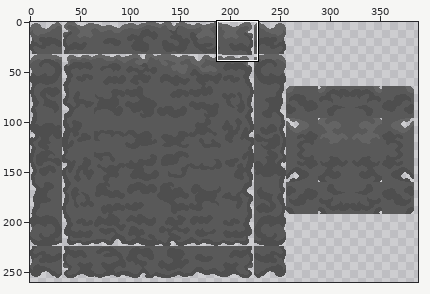
Pixel-art file, stored at Assets/Aseprite Files/Tower Tiles.aseprite. Above, an overview of the earlier version with the close-up marked.
Close-up. Earlier state:
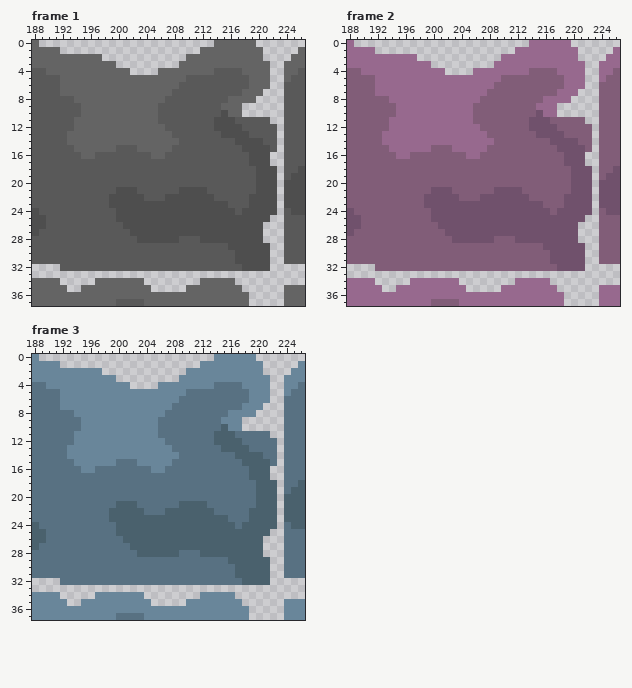
640x360 pixels, 15 frames. Colours within 5 levels of each other are drawn and written as one. Shown: frame 1: x 188..226, y 0..37; frame 2: x 188..226, y 0..37; frame 3: x 188..226, y 0..37. The wide view leaves out empty margins. The commit also changed other frames or places, which this record leaves out.
The result:
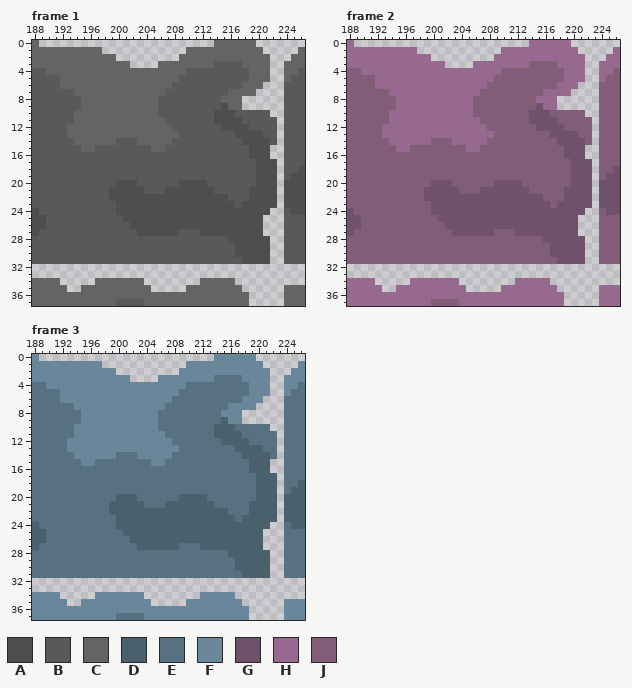
Palette (. is transparent): A #4e4e4e  B #595959  C #646464  D #4a616d  E #587182  F #69869a  G #70516c  H #97698e  J #815d78
Difference:
Changed rows in their new state; - is an unchanged pixel.
Frame 1, layer "Structure":
first column x 192:
 1 CCCCCC------------CC-----------
 2 ------CC---------C-----------C-
 3 --------CC----CCC-----BBBB-----
 4 ----------CCCC----BBBB----B----
 5 -----------------B-------------
 6 ----------------B---------C--.-
 7 BB-------------B--------CC--.--
 8 --B-----------B--------C--..---
 9 -----------------------A-------
10 --C-------------------A-ABBBBB-
11 --------------C----------A----B
12 -C-------------C------B---A----
13 ----------------C------BB--AA--
14 -B------BBB-----B--------B---A-
15 --B--BBB---BB--B----------B---.
16 ---BB--------BB----------------
17 ---------------------------B--A
20 --------AAA------AAAA----------
21 -------A---A---AA----A-----A---
22 ------------AAA-------AA-------
23 -------B----------------A-A----
24 -------------------------A----.
25 --------B--------------------.-
26 ---------B---------------------
27 ----------B------BBB-----------
28 -----------BBBBBB---BBBB-----A-
29 ------------------------B------
31 -------------------------B-----
32 ..............................-
Frame 2, layer "Structure":
first column x 192:
 1 HHHHHH------------HH-----------
 2 ------HH---------H-----------H-
 3 --------HH----HHH-----JJJJ-----
 4 ----------HHHH----JJJJ----J----
 5 -----------------J-------------
 6 ----------------J---------H--.-
 7 JJ-------------J--------HH--.--
 8 --J-----------J--------H--..---
 9 -----------------------G-------
10 --H-------------------G-GJJJJJ-
11 --------------H----------G----J
12 -H-------------H------J---G----
13 ----------------H------JJ--GG--
14 -J------JJJ-----J--------J---G-
15 --J--JJJ---JJ--J----------J---.
16 ---JJ--------JJ----------------
17 ---------------------------J--G
20 --------GGG------GGGG----------
21 -------G---G---GG----G-----G---
22 ------------GGG-------GG-------
23 -------J----------------G-G----
24 -------------------------G----.
25 --------J--------------------.-
26 ---------J---------------------
27 ----------J------JJJ-----------
28 -----------JJJJJJ---JJJJ-----G-
29 ------------------------J------
31 -------------------------J-----
32 ..............................-
Frame 3, layer "Structure":
first column x 192:
 1 FFFFFF------------FF-----------
 2 ------FF---------F-----------F-
 3 --------FF----FFF-----EEEE-----
 4 ----------FFFF----EEEE----E----
 5 -----------------E-------------
 6 ----------------E---------F--.-
 7 EE-------------E--------FF--.--
 8 --E-----------E--------F--..---
 9 -----------------------D-------
10 --F-------------------D-DEEEEE-
11 --------------F----------D----E
12 -F-------------F------E---D----
13 ----------------F------EE--DD--
14 -E------EEE-----E--------E---D-
15 --E--EEE---EE--E----------E---.
16 ---EE--------EE----------------
17 ---------------------------E--D
20 --------DDD------DDDD----------
21 -------D---D---DD----D-----D---
22 ------------DDD-------DD-------
23 -------E----------------D-D----
24 -------------------------D----.
25 --------E--------------------.-
26 ---------E---------------------
27 ----------E------EEE-----------
28 -----------EEEEEE---EEEE-----D-
29 ------------------------E------
31 -------------------------E-----
32 ..............................-
Pixel boxes of the changes (left, top, right, bottom) in both close-ups:
changed: (60, 47, 277, 271)
changed: (375, 47, 592, 271)
changed: (60, 361, 277, 585)
